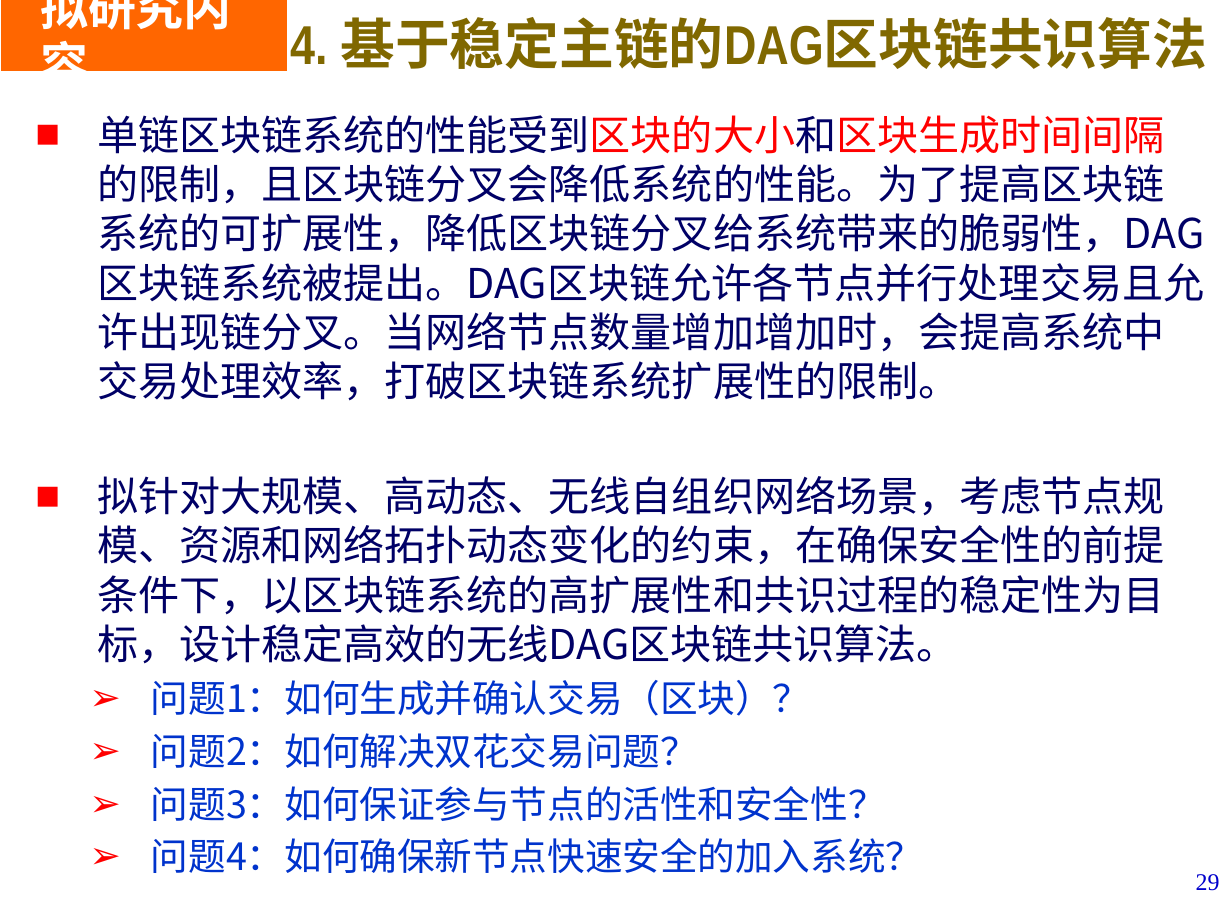
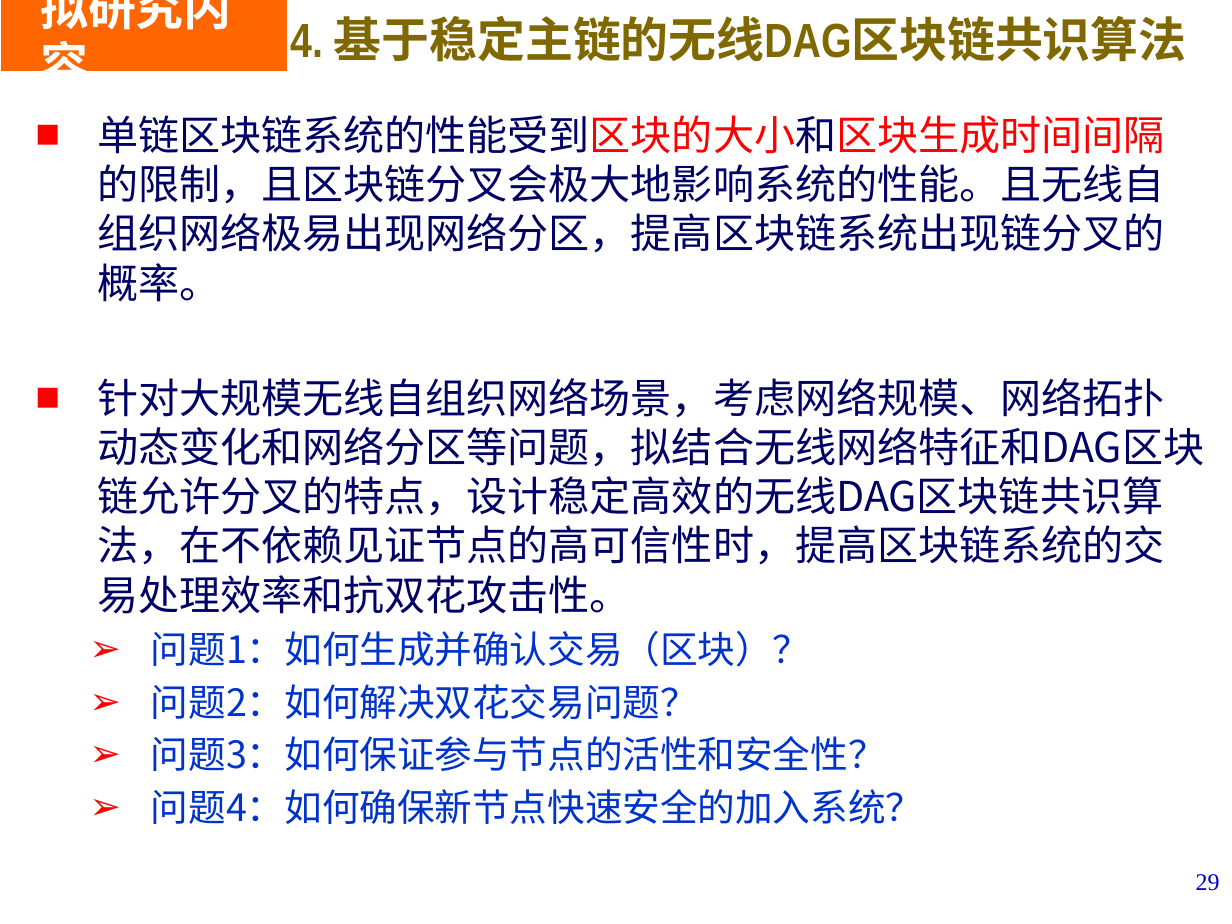
Before and after one commit to LiZhang2021/Blockchain, a slide deck: slide 29 of Doc/PHD_Papers/Thesis Proposal/开题V2.pptx. Drawn at 1232x924 pixels with LibreOffice and Linux fonts; fonts in the diff are those of the drawing; background and template pictures are left out. Boxes give left, top, right and bottom in pixels: in the first picture for what was removed or moved away, otherwise in the second. Text is boxed around its words. In the diff, an @@ line names an element or a change of style, - is before the commit and + after.

```diff
--- a/Doc/PHD_Papers/Thesis Proposal/开题V2.pptx
+++ b/Doc/PHD_Papers/Thesis Proposal/开题V2.pptx
@@ text at <box>290,16,1187,62</box>: text changed; size 32 to 28 pt @@
-4. 基于稳定主链的DAG区块链共识算法
+4. 基于稳定主链的无线DAG区块链共识算法
@@ text at <box>97,115,1204,614</box>: text changed @@
-  ■ 单链区块链系统的性能受到区块的大小和区块生成时间间隔的限制，且区块链分叉会降低系统的性能。为了提高区块链系统的可扩展性，降低区块链分叉给系统带来的脆弱性，DAG区块链系统被提出。DAG区块链允许各节点并行处理交易且允许出现链分叉。当网络节点数量增加增加时，会提高系统中交易处理效率，打破区块链系统扩展性的限制。
-  ■ 拟针对大规模、高动态、无线自组织网络场景，考虑节点规模、资源和网络拓扑动态变化的约束，在确保安全性的前提条件下，以区块链系统的高扩展性和共识过程的稳定性为目标，设计稳定高效的无线DAG区块链共识算法。
+  ■ 单链区块链系统的性能受到区块的大小和区块生成时间间隔的限制，且区块链分叉会极大地影响系统的性能。且无线自组织网络极易出现网络分区，提高区块链系统出现链分叉的概率。
+  ■ 针对大规模无线自组织网络场景，考虑网络规模、网络拓扑动态变化和网络分区等问题，拟结合无线网络特征和DAG区块链允许分叉的特点，设计稳定高效的无线DAG区块链共识算法，在不依赖见证节点的高可信性时，提高区块链系统的交易处理效率和抗双花攻击性。
```
Also in this commit, not shown: 8 other slides changed, 3 other files.
